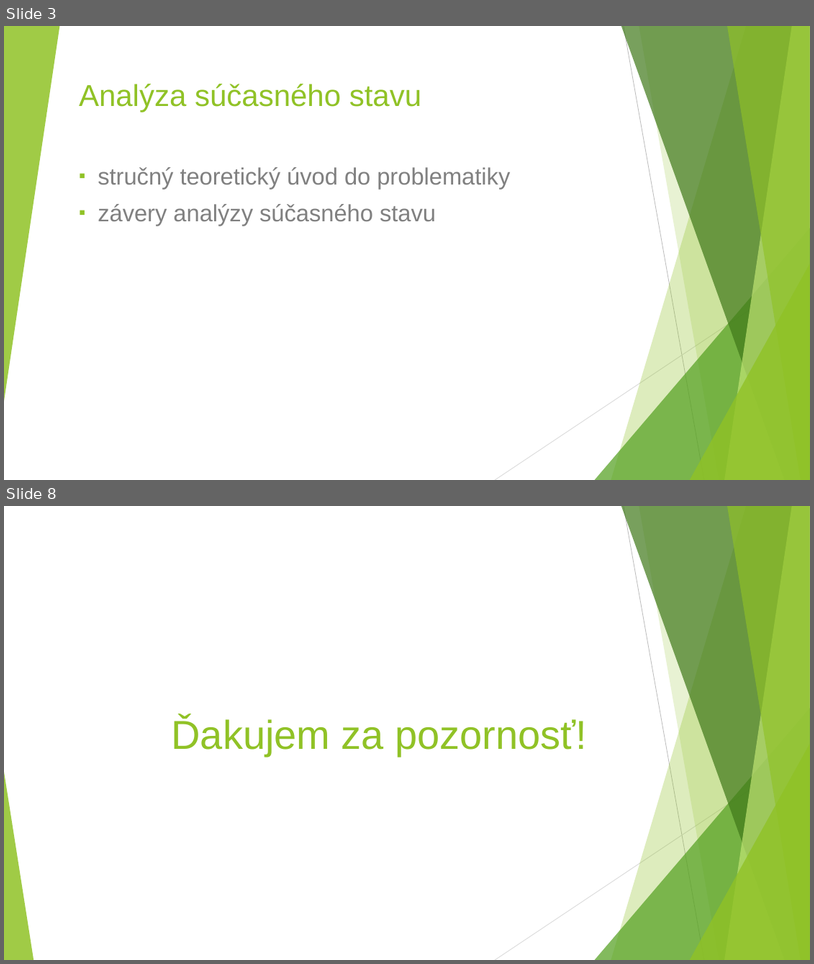
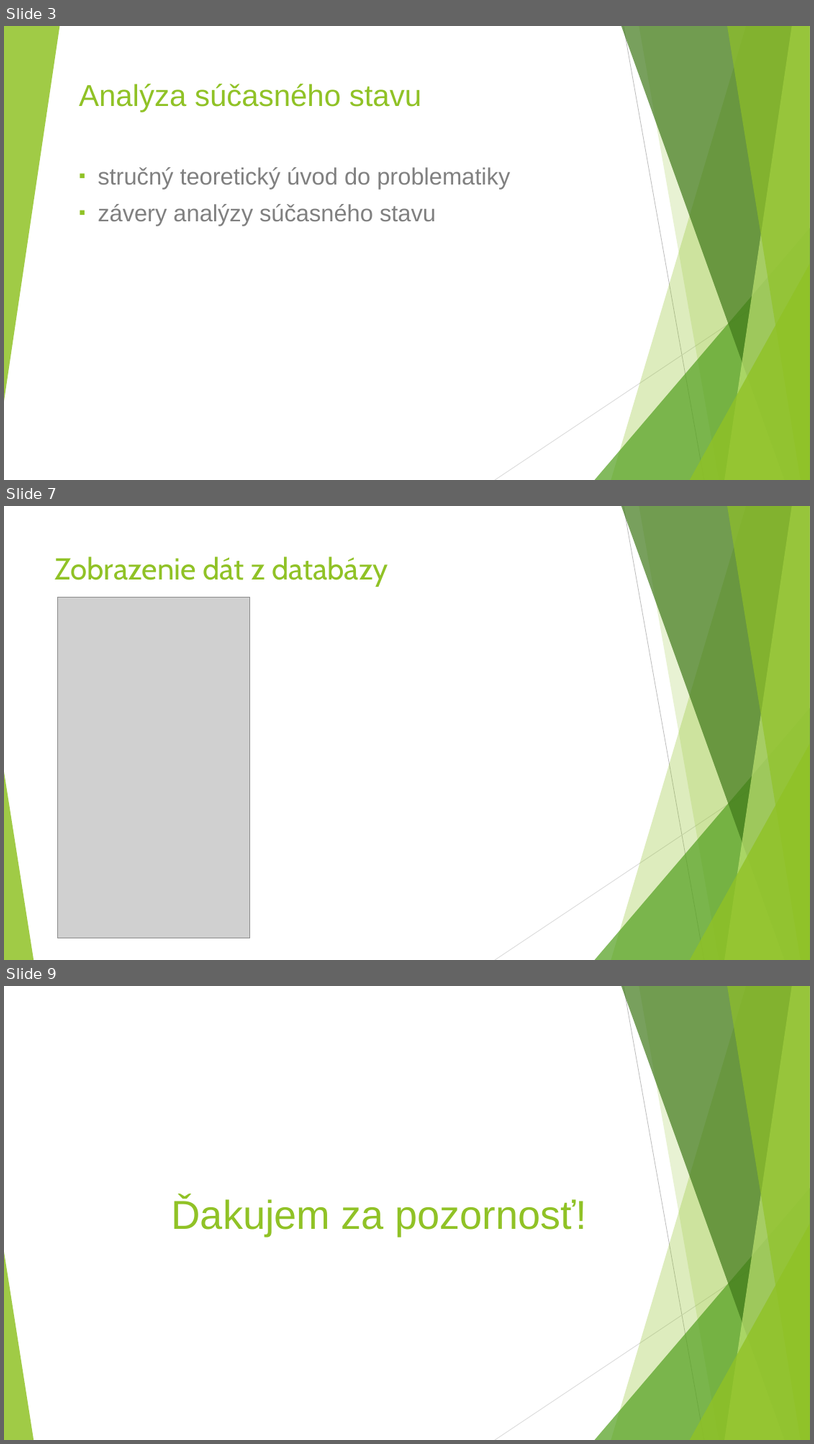
Before and after one commit to gameblaer/zaverecna_praca_bc, a slide deck: Prezentacia_Vrták_Martin.pptx. Shown one above the other, each under a label of ours: slides 3 and 8 before the commit, slides 3, 7 and 9 after it; the slides between them are not shown. The pictures are 814x964 and 814x1444 pixels, drawn with LibreOffice and Linux fonts; fonts in the diff are those of the drawing; grey boxes stand for pictures. Boxes give left, top, right and bottom in pixels: in the first picture for what was removed or moved away, otherwise in the second. Text is boxed around its words. In the diff, an @@ line names an element or a change of style, - is before the commit and + after.

```diff
--- a/Prezentacia_Vrták_Martin.pptx
+++ b/Prezentacia_Vrták_Martin.pptx
@@ slide 7 added at box(4, 506, 810, 960), background #FFFFFF; not listed: 10 template elements that a slide beside it also shows @@
@@ title added at box(55, 556, 388, 587), 36 pt, text #90C226 @@
+Zobrazenie dát z databázy
@@ picture added at box(58, 597, 250, 938) @@
@@ what was slide 8 is now slide 9 @@
```
Also in this commit, not shown: 3 slides changed, 3 other slides added, 2 slides removed.
